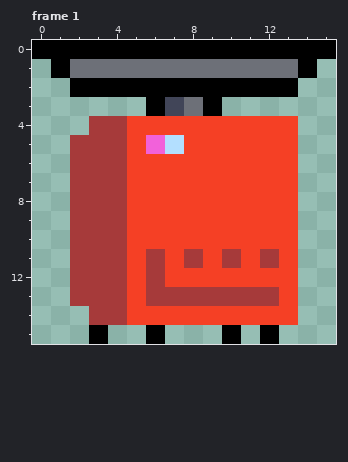
Two states of a pixel-art file, Assets/Resources/Textures/Game/robots.aseprite. The picture above was drawn from the file before the commit.
16x16 pixels, 2 frames. Shown: frame 1. The commit also changed other frames, which this record leaves out.
And afterwards:
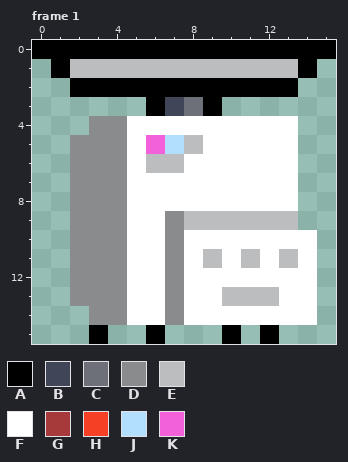
Palette (. is transparent): A #000000  B #414558  C #6d7078  D #898b8c  E #bbbdbf  F #ffffff  G #a63a3a  H #f54025  J #b3dfff  K #f261da
Difference:
Changed rows in their new state; - is an unchanged pixel.
Frame 1:
first column x 2:
 1 EEEEEEEEEEEE-
 4 -DDFFFFFFFFF-
 5 DDDF--EFFFFF-
 6 DDDFEEFFFFFF-
 7 DDDFFFFFFFFF-
 8 DDDFFFFFFFFF-
 9 DDDFFDEEEEEE-
10 DDDFFDFFFFFFF
11 DDDFFDFEFEFEF
12 DDDFFDFFFFFFF
13 DDDFFDFFEEEFF
14 -DDFFDFFFFFFF
